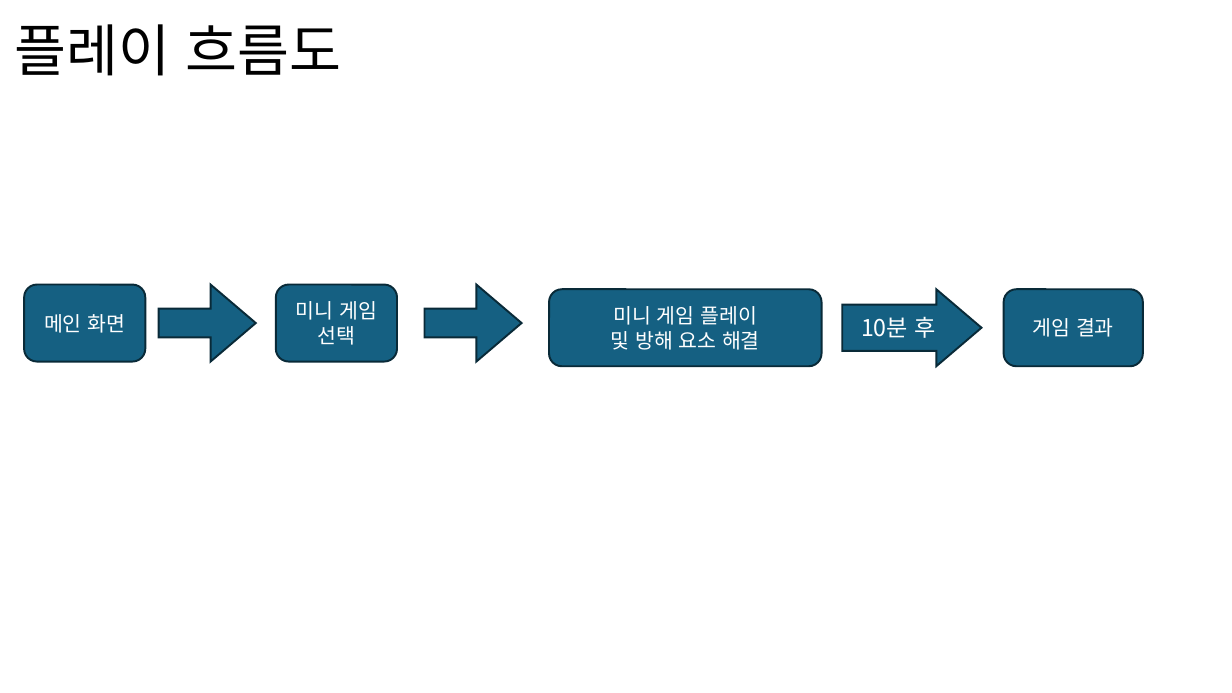
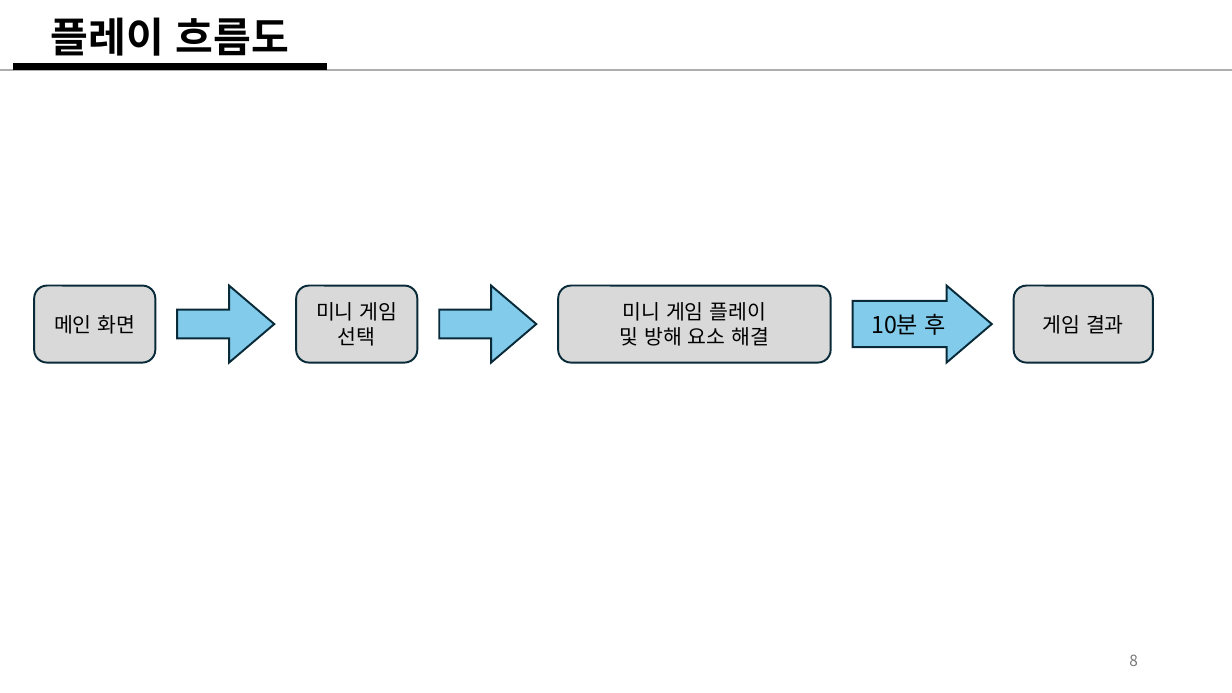
Before and after one commit to weariness00/Mandle_10Minute_Game, a slide deck: slide 8 of document/Please Leave me alone!.pptx (slide 6 before the commit). Drawn at 1232x693 pixels with LibreOffice and Linux fonts; fonts in the diff are those of the drawing. Boxes give left, top, right and bottom in pixels: in the first picture for what was removed or moved away, otherwise in the second. Text is boxed around its words. In the diff, an @@ line names an element or a change of style, - is before the commit and + after.

```diff
--- a/document/Please Leave me alone!.pptx
+++ b/document/Please Leave me alone!.pptx
@@ title "플레이 흐름도": place and size @@
-title "플레이 흐름도" at (14,24,342,76)
+title "플레이 흐름도" at (51,17,289,56)
@@ title "플레이 흐름도" at (51,17,289,56): size 44 to 32 pt, bold on; alignment left to centre @@
@@ line added from (0, 70) to (1232, 70), #AEAEAE 1.5 pt @@
@@ line added from (13, 67) to (327, 67), #000000 6 pt @@
@@ rounded rectangle "메인 화면": place and size @@
-rounded rectangle "메인 화면" at (24,285,145,361)
+rounded rectangle "메인 화면" at (34,286,155,362)
@@ right arrow: place and size @@
-right arrow at (159,285,256,361)
+right arrow at (177,286,274,362)
@@ right arrow at (177,286,274,362): fill #156082 to #83CBEB @@
@@ text colour #FFFFFF to #000000; fill #156082 to #D9D9D9 in 4 elements at (34,286,155,362), (558,286,831,362), (1014,286,1153,362), (297,286,418,362) @@
@@ rounded rectangle "미니 게임 선택": place and size @@
-rounded rectangle "미니 게임 선택" at (276,285,397,361)
+rounded rectangle "미니 게임 선택" at (297,286,418,362)
@@ right arrow: place and size @@
-right arrow at (424,285,521,361)
+right arrow at (439,286,536,362)
@@ right arrow at (439,286,536,362): fill #156082 to #83CBEB @@
@@ right arrow "10분 후" at (853,286,993,362): text colour #FFFFFF to #000000; fill #156082 to #83CBEB @@
@@ 2 rounded rectangles, 1 right arrow: place and size @@
-2 rounded rectangles, 1 right arrow at (549,289,1143,366)
+2 rounded rectangles, 1 right arrow at (558,286,1153,362)
@@ page number added at (1129,654,1138,666), 12 pt, text #797979 @@
+8
```
Also in this commit, not shown: 17 other slides changed, 2 slides added, 2 slides removed.
